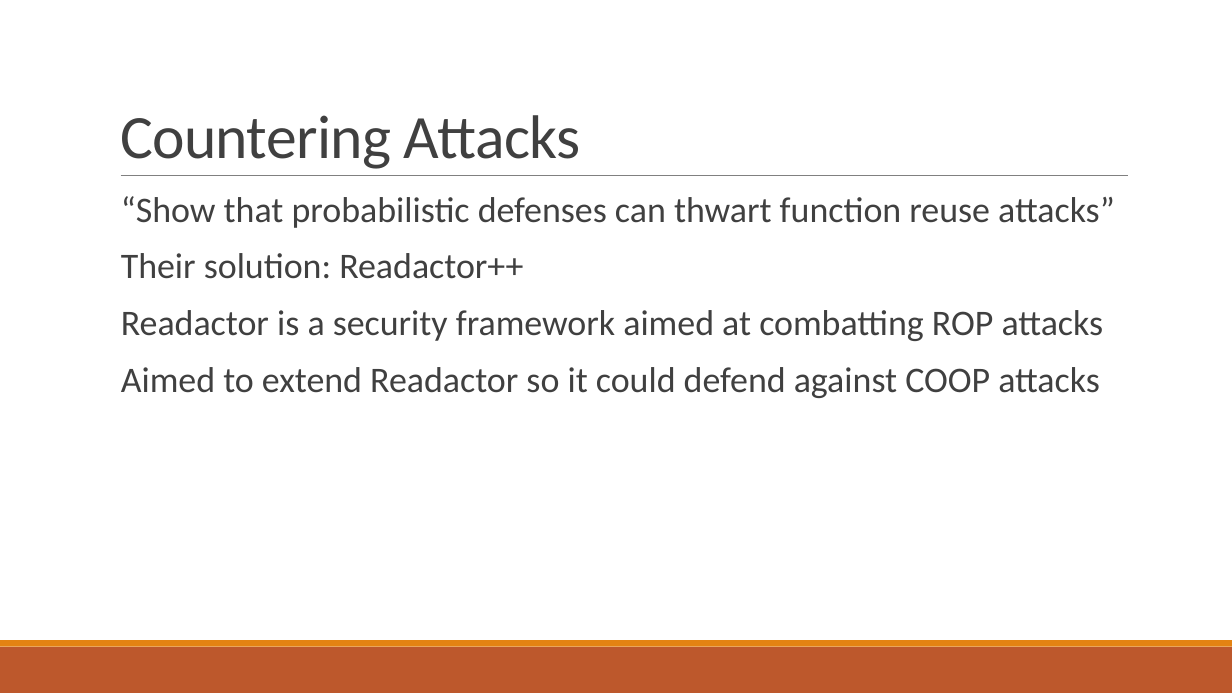
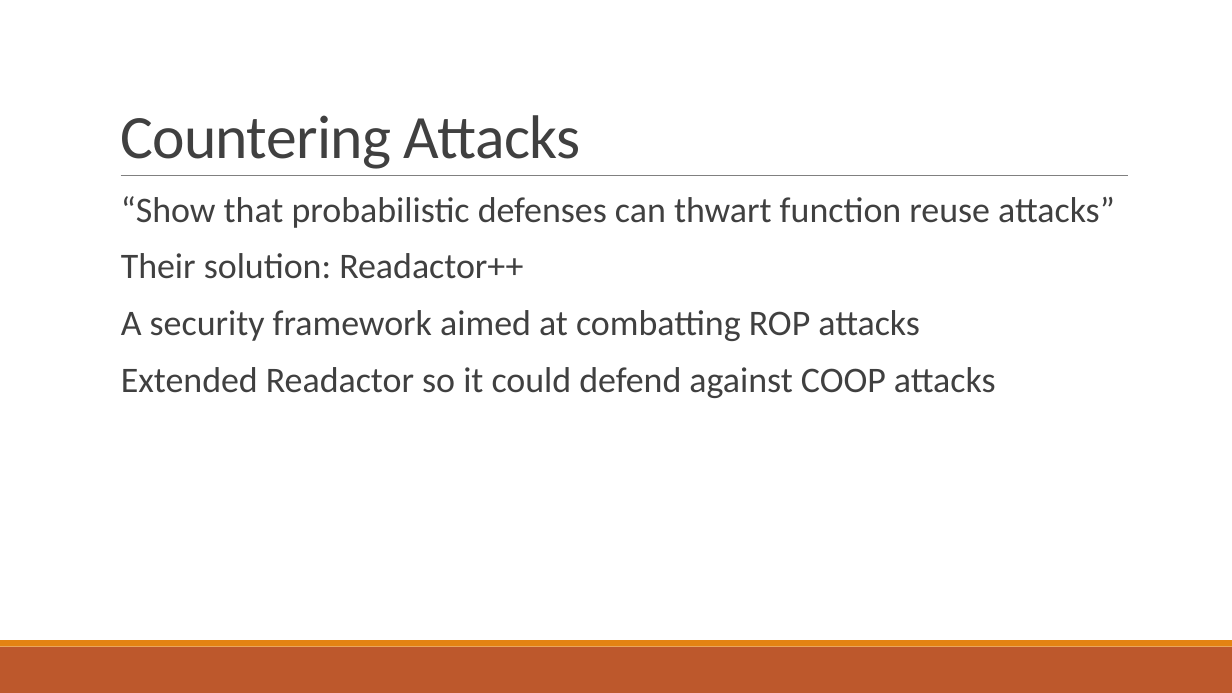
Before and after one commit to bretafinley/coop, a slide deck: slide 22 of COOP.pptx. Drawn at 1232x693 pixels with LibreOffice and Linux fonts; fonts in the diff are those of the drawing. Boxes give left, top, right and bottom in pixels: in the first picture for what was removed or moved away, otherwise in the second. Text is boxed around its words. In the diff, an @@ line names an element or a change of style, - is before the commit and + after.

```diff
--- a/COOP.pptx
+++ b/COOP.pptx
@@ text at bbox=[121, 310, 996, 398]: text changed @@
-  Readactor is a security framework aimed at combatting ROP attacks
-  Aimed to extend Readactor so it could defend against COOP attacks
+  A security framework aimed at combatting ROP attacks
+  Extended Readactor so it could defend against COOP attacks
```
Also in this commit, not shown: 27 other slides changed, 1 other file.
